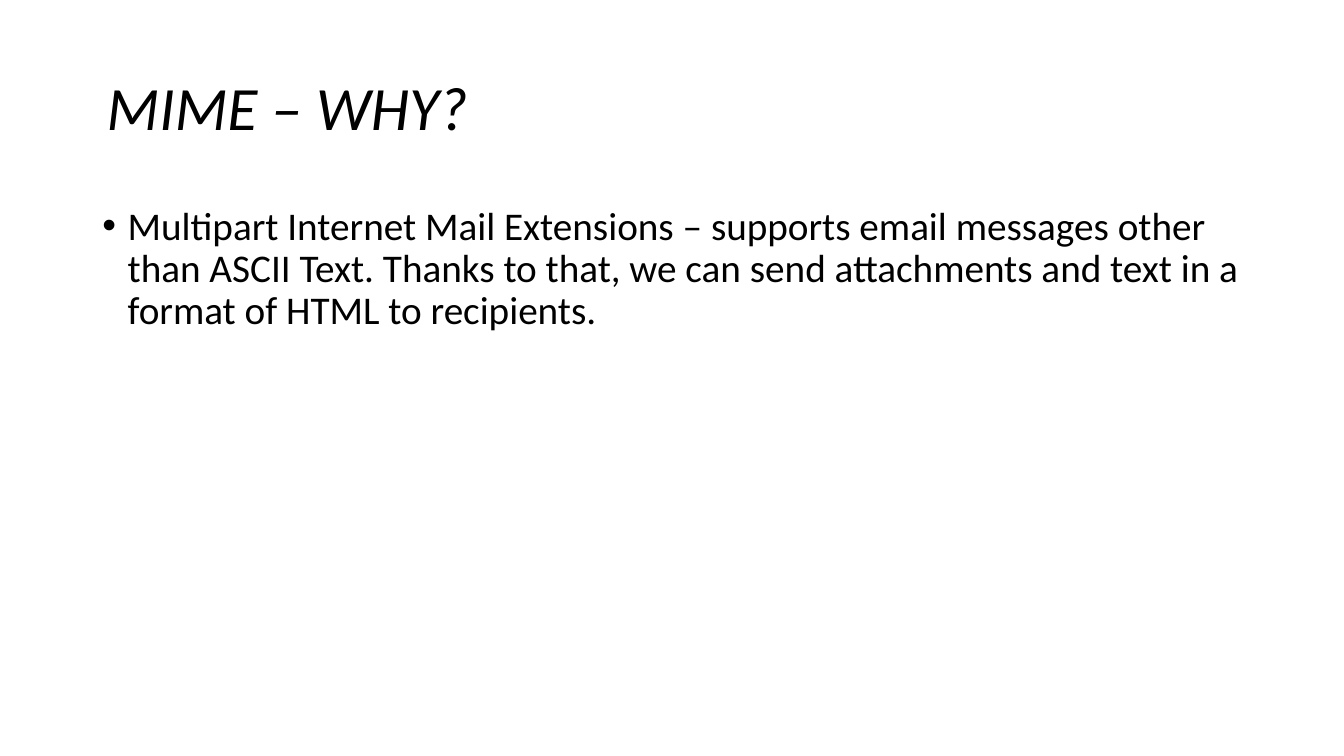
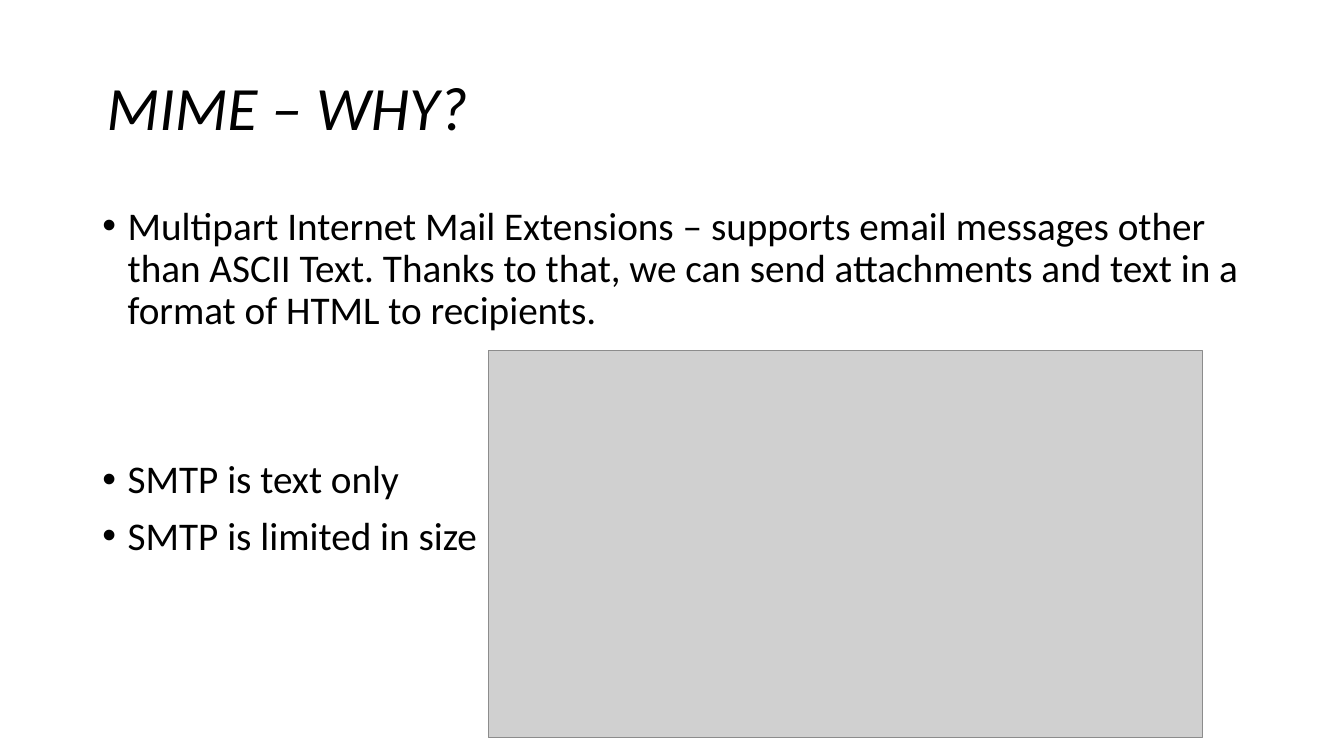
Before and after one commit to DorShaar/DevWorld, a slide deck: slide 2 of Mime - Multipurpose Internet Mail Extensions/Mime Lecture/MIME Protocol.pptx. Drawn at 1344x756 pixels with LibreOffice and Linux fonts; fonts in the diff are those of the drawing; grey boxes stand for pictures. Boxes give left, top, right and bottom in pixels: in the first picture for what was removed or moved away, otherwise in the second. Text is boxed around its words. In the diff, an @@ line names an element or a change of style, - is before the commit and + after.

Commit message:
Update PPTX

```diff
--- a/Mime - Multipurpose Internet Mail Extensions/Mime Lecture/MIME Protocol.pptx
+++ b/Mime - Multipurpose Internet Mail Extensions/Mime Lecture/MIME Protocol.pptx
@@ picture added at (488, 350, 1202, 737) @@
@@ text at (128, 465, 477, 551): paragraphs added @@
+• SMTP is text only
+• SMTP is limited in size
```
Also in this commit, not shown: 1 other slide changed.
